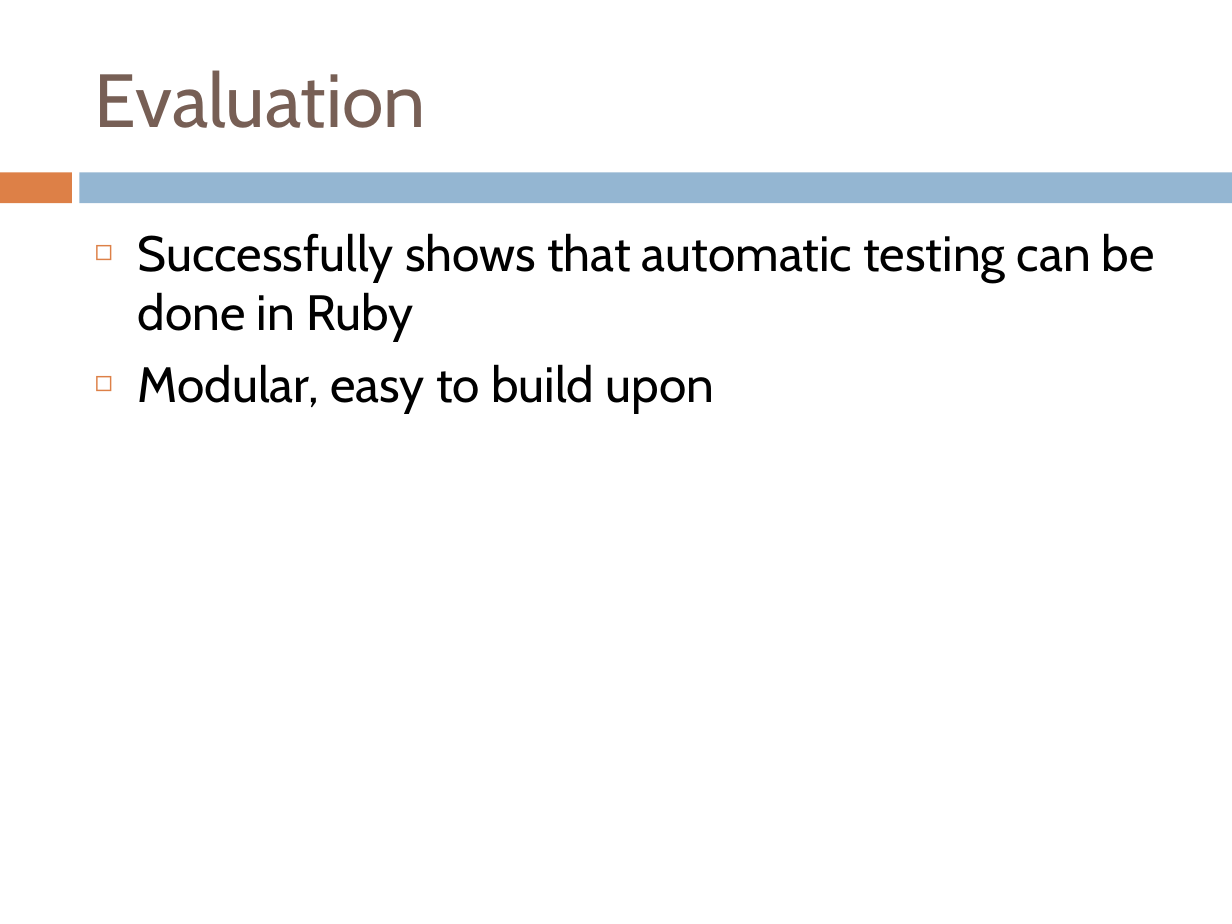
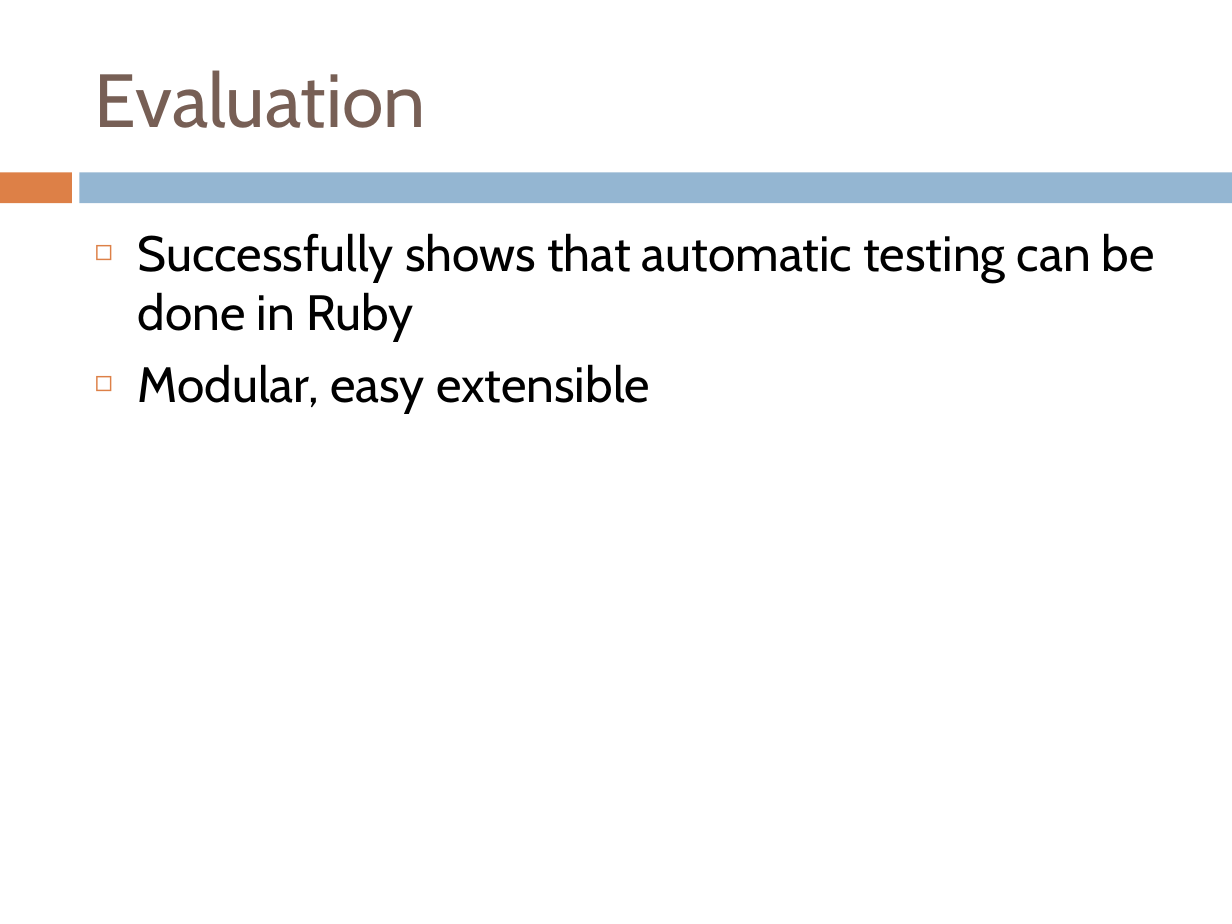
Before and after one commit to IgnoredAmbience/splats, a slide deck: slide 13 of docs/SpLATS.ppt (slide 16 before the commit). Drawn at 1232x924 pixels with LibreOffice and Linux fonts; fonts in the diff are those of the drawing. Boxes give left, top, right and bottom in pixels: in the first picture for what was removed or moved away, otherwise in the second. Text is boxed around its words. In the diff, an @@ line names an element or a change of style, - is before the commit and + after.

```diff
--- a/docs/SpLATS.ppt
+++ b/docs/SpLATS.ppt
@@ text at [138,364,650,412]: text changed @@
-◻ Modular, easy to build upon
+◻ Modular, easy extensible
```
Also in this commit, not shown: 10 other slides changed, 4 slides added, 7 slides removed.
